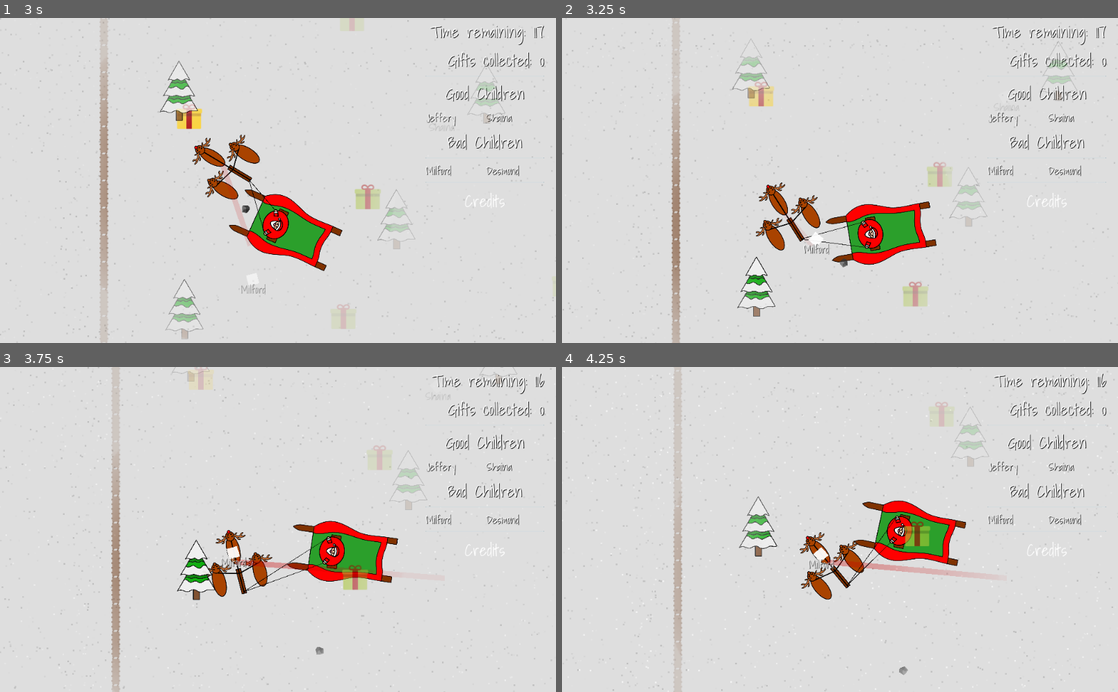
Above: before the commit, frames 1-4 (two rows, left to right).
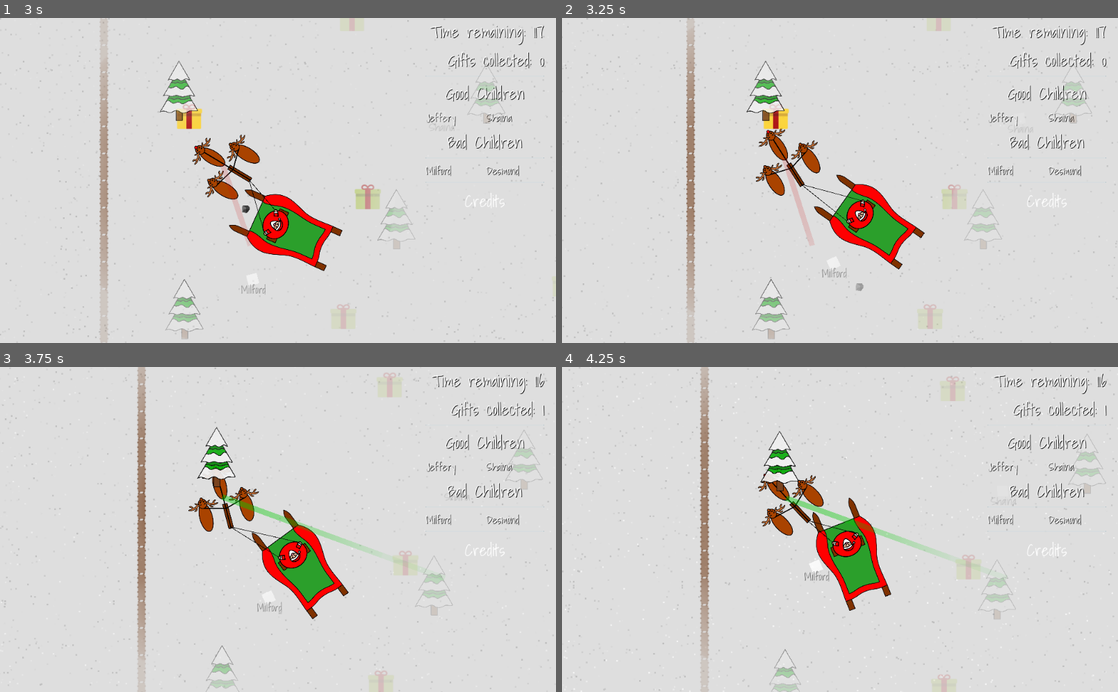
Above: after the commit, the same moments.

Repository: GameDrivenDesign/SebastHolyWandarousChristmasGame
Game: Godot game, scene res://scenes/world/world.tscn
Same seed, same stepped clock (60 frames per second), same inputs: the game is played once before the commit and once after it.
Inputs (mouse positions are in pixels of both pictures, inside the frame that each line leads up to):
- Up to frame 1 (3 s): move the mouse to (400, 164) at 0.52 s; hold Right (right) 0.53-1.28 s; hold Right mouse button (coal_projectile) 0.53-1.28 s; move the mouse to (166, 196) at 1.27 s; hold Down (down) 1.28-2.03 s; tap Ctrl (coal_projectile_full_auto_modifier) at 1.35 s; move the mouse to (333, 109) at 2.02 s; hold Right (right) 2.03-2.78 s; click (333, 109) at 2.1 s; move the mouse to (250, 245) at 2.77 s; hold Up (up) from 2.78 s (still down); right-click (250, 245) at 2.85 s
- Up to frame 2 (3.25 s): keep holding Up (up)
- Up to frame 3 (3.75 s): move the mouse to (444, 578) at 3.52 s; release Up (up) at 3.53 s; hold Left (left) from 3.53 s (still down); hold Ctrl (coal_projectile_full_auto_modifier) from 3.53 s (still down)
- Up to frame 4 (4.25 s): keep holding Left (left); keep holding Ctrl (coal_projectile_full_auto_modifier)

Frame 1 is identical in both runs. In frame 2, 11% of the frame differs, in the area x 0-100%, y 0-100%; in frame 3, 12%; in frame 4, 12%.

Commit message:
disable collision between santa and coal

Diff:
--- a/scenes/player/player.tscn
+++ b/scenes/player/player.tscn
@@ -16,7 +16,7 @@
 custom_solver_bias = 0.0
 extents = Vector2( 10.3469, 10 )
 
-[node name="player" type="RigidBody2D" groups=[
+[node name="player" type="RigidBody2D" index="0" groups=[
 "players",
 ]]
 
@@ -97,8 +97,8 @@
 
 position = Vector2( 0, 190 )
 input_pickable = false
-collision_layer = 1
-collision_mask = 1
+collision_layer = 32
+collision_mask = 35
 mode = 0
 mass = 0.03
 friction = 1.0
@@ -114,7 +114,7 @@
 linear_damp = 1.0
 angular_velocity = 0.0
 angular_damp = 1.0
-_sections_unfolded = [ "Angular", "Linear", "Transform" ]
+_sections_unfolded = [ "Angular", "Collision", "Linear", "Transform" ]
 
 [node name="schlitten" type="Sprite" parent="RigidBody2D" index="0"]
 
